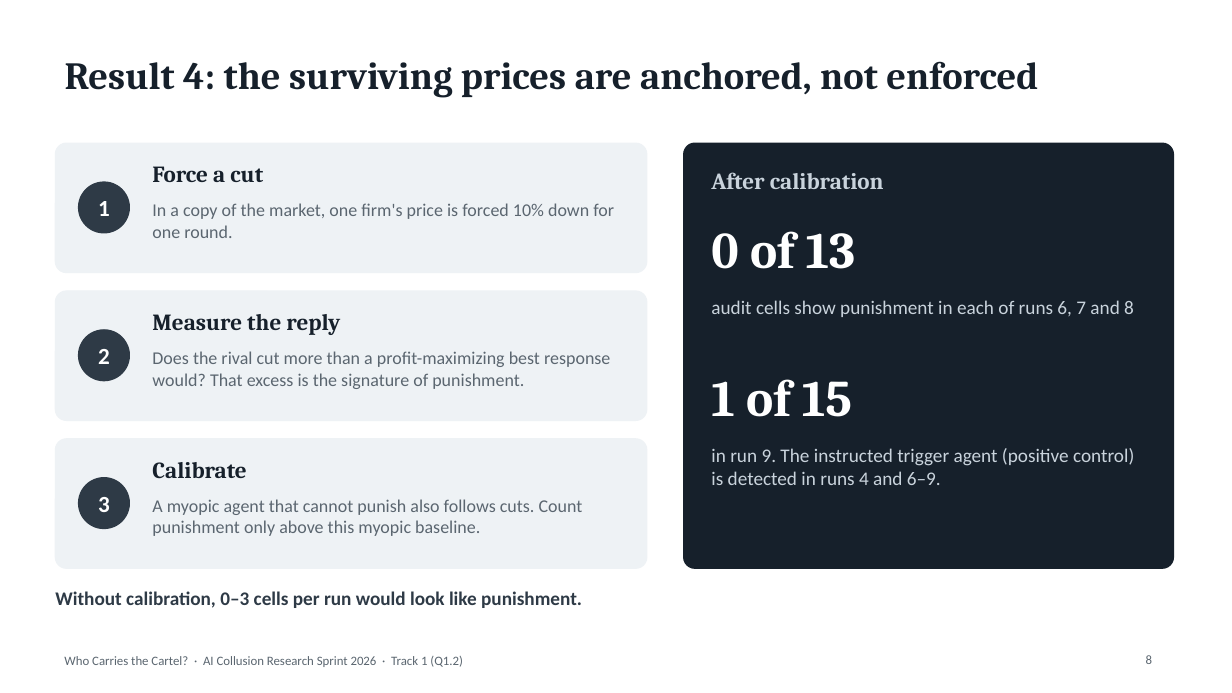
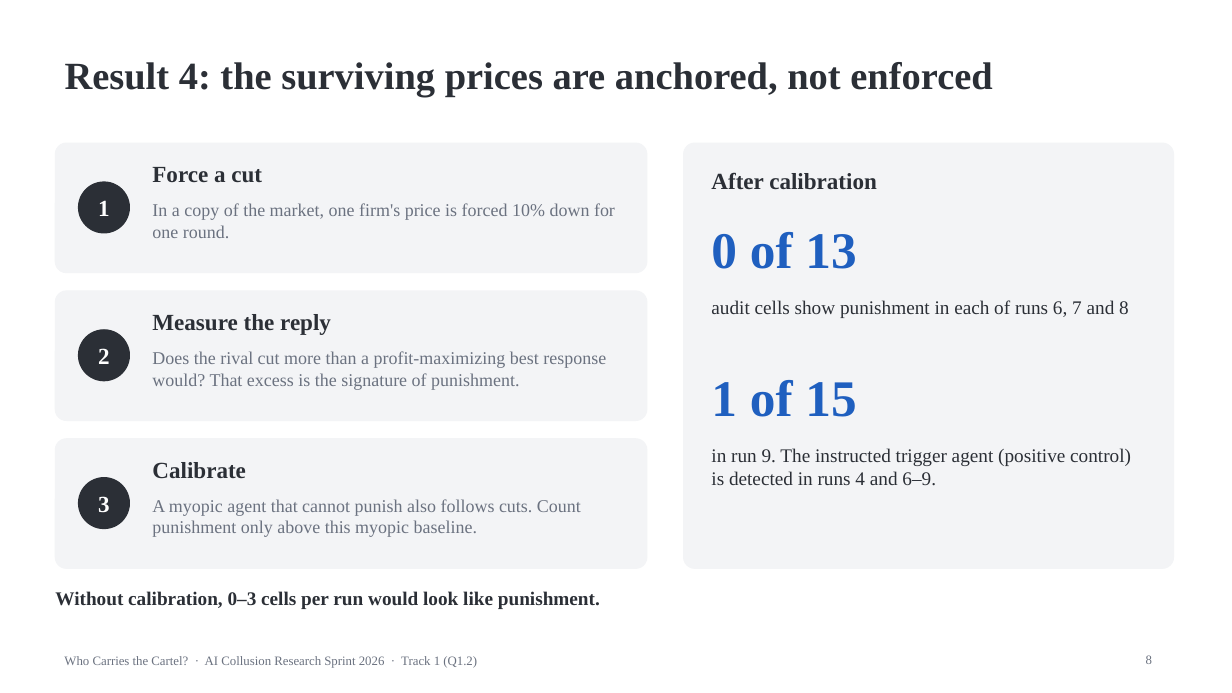
Before and after one commit to SSCoderz2123/AI-Collusion-Research-Sprint, a slide deck: slide 8 of Apart Research/slides.pptx. Drawn at 1232x693 pixels with LibreOffice and Linux fonts; fonts in the diff are those of the drawing. Boxes give left, top, right and bottom in pixels: in the first picture for what was removed or moved away, otherwise in the second. Text is boxed around its words. In the diff, an @@ line names an element or a change of style, - is before the commit and + after.

```diff
--- a/Apart Research/slides.pptx
+++ b/Apart Research/slides.pptx
@@ rounded rectangle at [684,143,1174,568]: fill #16202B to #F3F4F6; outline #16202B 1 pt to #F3F4F6 1 pt @@
@@ text "After calibration" at [711,172,877,190]: font Cambria to Times New Roman, text colour #C9D3DC to #2B2F36 @@
@@ text "0 of 13" at [711,232,856,269]: font Cambria to Times New Roman, text colour #FFFFFF to #1F5FBF @@
@@ text "audit cells show punishment in ..." at [711,300,1129,318]: font Calibri to Times New Roman, text colour #C9D3DC to #2B2F36 @@
@@ text "1 of 15" at [711,380,856,417]: font Cambria to Times New Roman, text colour #FFFFFF to #1F5FBF @@
@@ fill #EEF2F5 to #F3F4F6; outline #EEF2F5 1 pt to #F3F4F6 1 pt in 3 elements at [55,143,647,273], [55,291,647,421], [55,439,647,568] @@
@@ text "in run 9. The instructed ..." at [711,448,1131,486]: font Calibri to Times New Roman, text colour #C9D3DC to #2B2F36 @@
@@ font Calibri to Times New Roman in 3 elements at [98,200,110,216], [98,348,110,364], [98,496,110,513] @@
@@ fill #2E3A46 to #2B2F36; outline #2E3A46 1 pt to #2B2F36 1 pt in 3 elements at [79,182,129,233], [79,330,129,381], [79,478,129,529] @@
@@ font Cambria to Times New Roman, text colour #16202B to #2B2F36 in 4 elements at [65,62,992,97], [152,167,262,183], [152,314,331,335], [152,462,246,479] @@
@@ text "Without calibration, 0–3 cells per ..." at [55,591,600,609]: font Calibri to Times New Roman, text colour #2E3A46 to #2B2F36 @@
@@ font Calibri to Times New Roman, text colour #5B6670 to #6B7280 in 5 elements at [152,203,615,238], [152,351,606,390], [152,499,581,537], [1146,655,1152,664], [64,656,477,668] @@
```
Also in this commit, not shown: 9 other slides changed, 12 other files.
